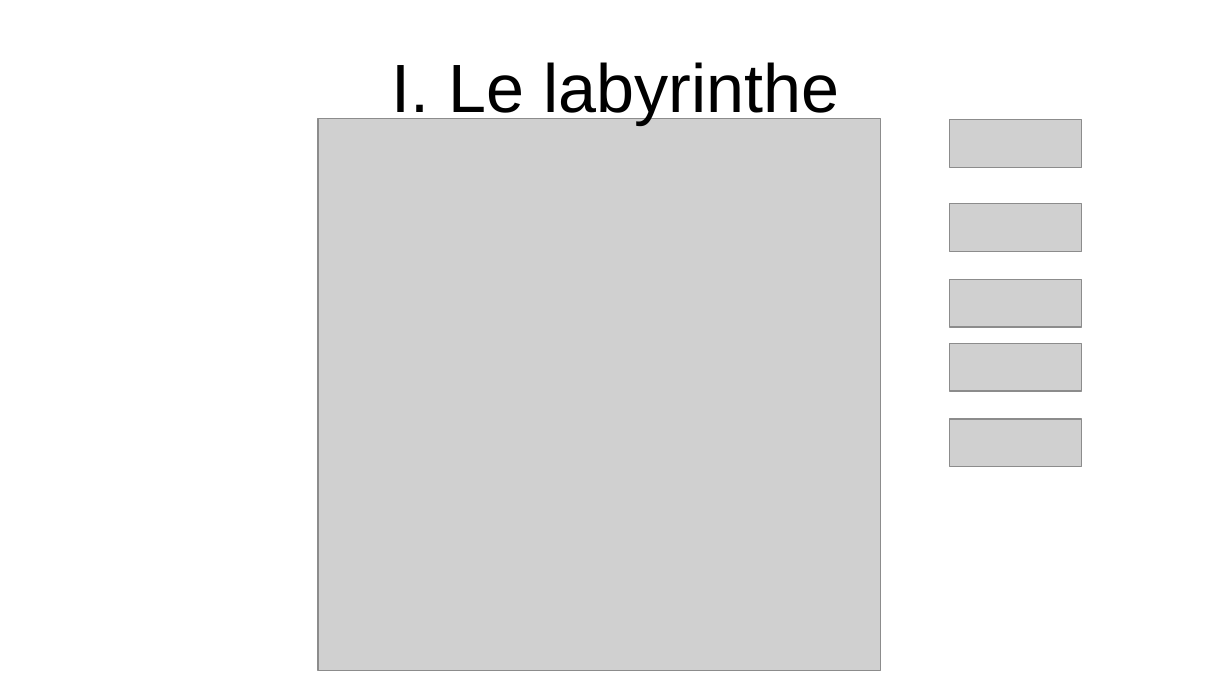
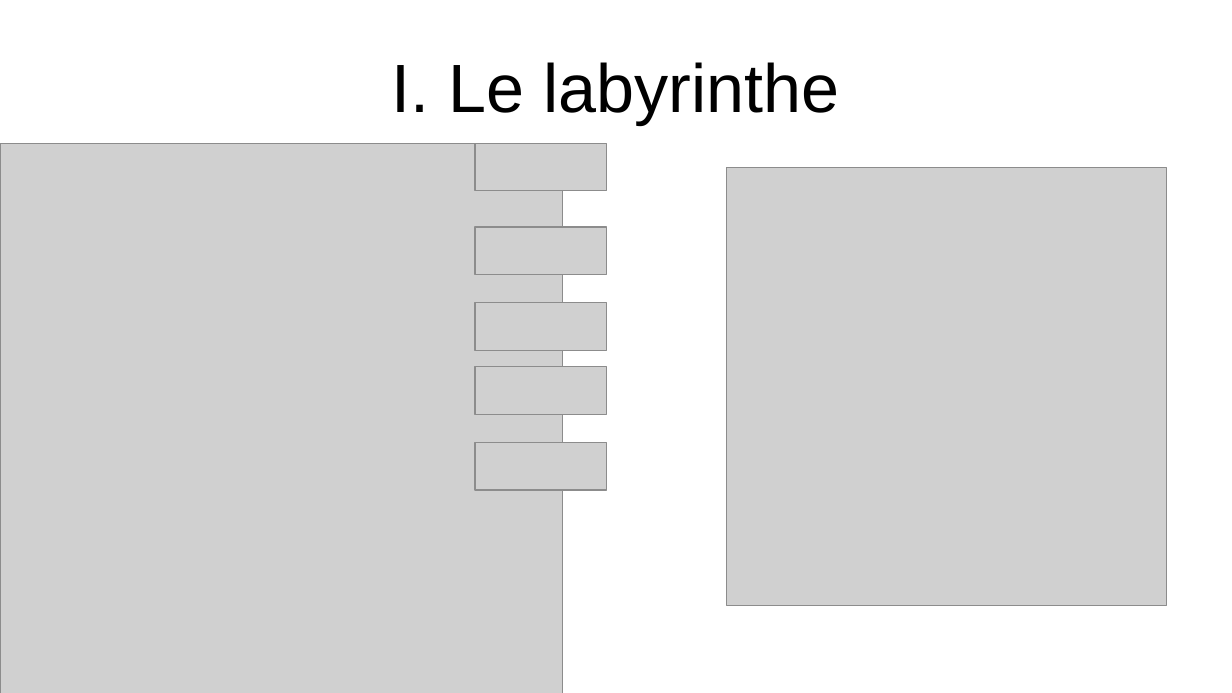
Before and after one commit to WIDEROZ/ESISAR-3A, a slide deck: slide 4 of Mathématiques/Oral/TP2_123 5min.odp. Drawn at 1232x693 pixels with LibreOffice and Linux fonts; fonts in the diff are those of the drawing; grey boxes stand for pictures. Boxes give left, top, right and bottom in pixels: in the first picture for what was removed or moved away, otherwise in the second. Text is boxed around its words. In the diff, an @@ line names an element or a change of style, - is before the commit and + after.

```diff
--- a/Mathématiques/Oral/TP2_123 5min.odp
+++ b/Mathématiques/Oral/TP2_123 5min.odp
@@ picture: place and size @@
-picture at (319,119,882,671)
+picture at (0,143,563,693)
@@ picture added at (727,168,1167,606) @@
@@ 5 pictures: place and size @@
-5 pictures at (950,120,1082,467)
+5 pictures at (475,143,607,491)
```
Also in this commit, not shown: 5 other slides changed, 3 slides added, 9 slides removed, 1 other file.
